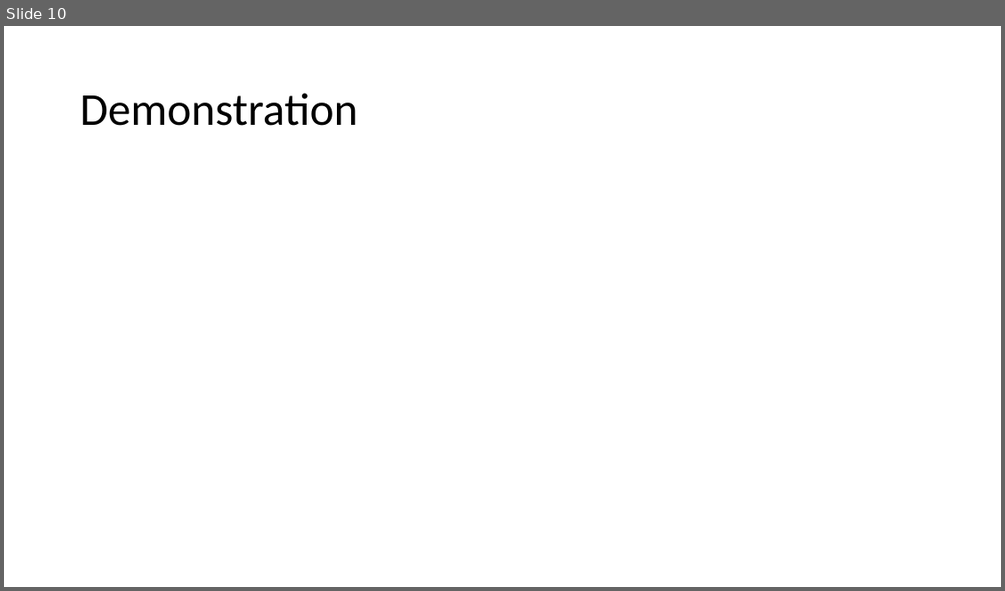
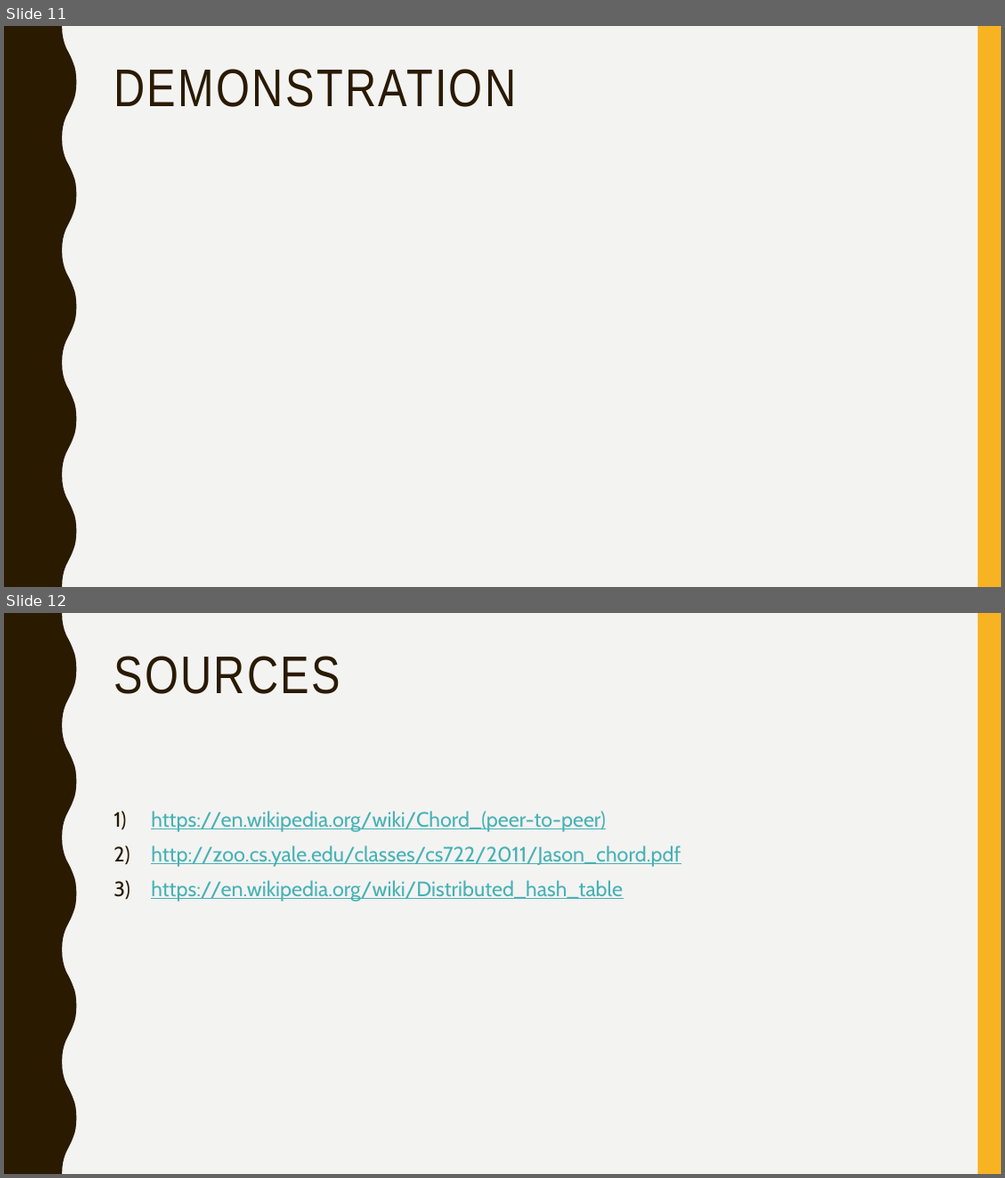
Before and after one commit to QuantamHD/routing-simulation-2, a slide deck: Chord Presentation.pptx. Shown one above the other, each under a label of ours: slide 10 before the commit, slides 11 and 12 after it. The pictures are 1005x591 and 1005x1178 pixels, drawn with LibreOffice and Linux fonts; fonts in the diff are those of the drawing. Boxes give left, top, right and bottom in pixels: in the first picture for what was removed or moved away, otherwise in the second. Text is boxed around its words. In the diff, an @@ line names an element or a change of style, - is before the commit and + after.

```diff
--- a/Chord Presentation.pptx
+++ b/Chord Presentation.pptx
@@ slide 12 added at box(4, 613, 1001, 1174), background #F3F3F2; not listed: 2 template elements that a slide beside it also shows @@
@@ title added at box(113, 656, 340, 694), 51 pt, text #2A1A00 @@
+SOURCES
@@ text added at box(151, 811, 680, 901), 20 pt, text #46B2B5, underline @@
+1) https://en.wikipedia.org/wiki/Chord_(peer-to-peer)
+2) http://zoo.cs.yale.edu/classes/cs722/2011/Jason_chord.pdf
+3) https://en.wikipedia.org/wiki/Distributed_hash_table
@@ what was slide 10 is now slide 11 @@
@@ slide 11 changed as well @@
@@ background #FFFFFF to #F3F3F2 @@
@@ freeform shape added at box(4, 26, 77, 587), fill #2A1A00 @@
@@ rectangle added at box(978, 26, 1001, 587), fill #F8B323 @@
@@ title "DEMONSTRATION" at box(113, 69, 516, 107): vertical alignment middle to top @@
@@ title at box(113, 69, 516, 107): text changed; size 44 to 51 pt; font Calibri to Arial Narrow; text colour #000000 to #2A1A00 @@
-Demonstration
+DEMONSTRATION
```
Also in this commit, not shown: 7 other slides changed, 3 other slides added, 2 slides removed.
